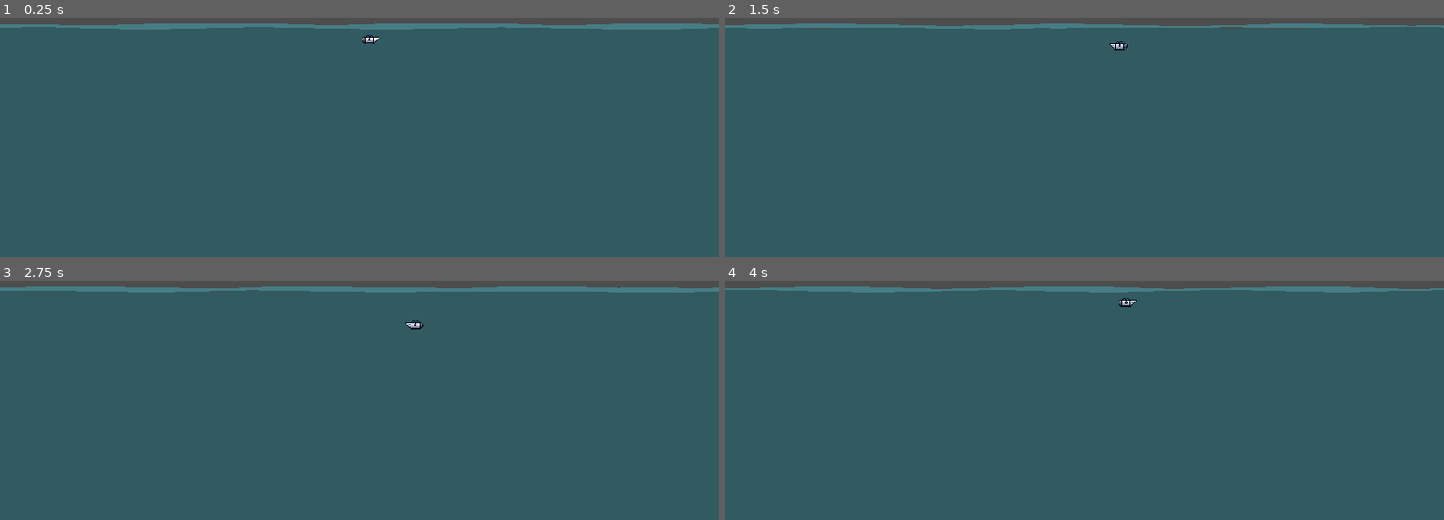
Above: before the commit, frames 1-4 (two rows, left to right).
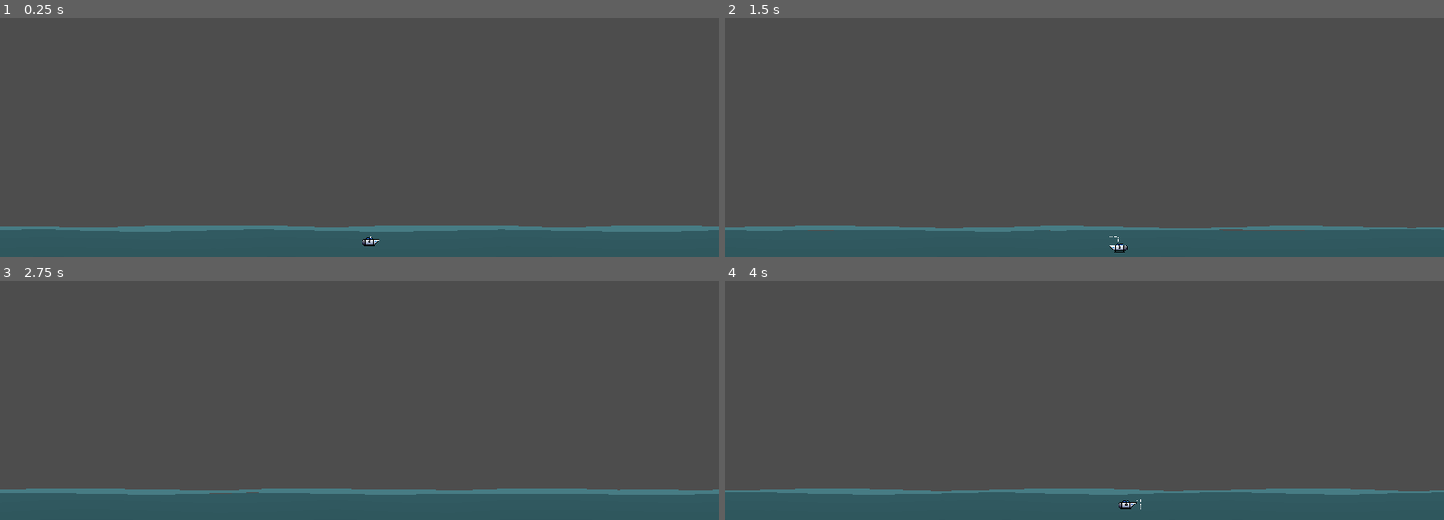
Above: after the commit, the same moments.

Repository: anomolyte/titanic_tourer
Game: Godot game, scene res://scenes/game.tscn
Same seed, same stepped clock (60 frames per second), same inputs: the game is played once before the commit and once after it.
Inputs:
- Up to frame 1 (0.25 s): no input
- Up to frame 2 (1.5 s): hold D (move_right) 0.53-1.28 s; hold S (move_down) from 1.28 s (still down)
- Up to frame 3 (2.75 s): release S (move_down) at 2.03 s; hold D (move_right) from 2.03 s (still down)
- Up to frame 4 (4 s): release D (move_right) at 2.78 s; hold W (move_up) 2.78-3.53 s; hold A (move_left) from 3.53 s (still down)

The runs differ from the first frame. In frame 1, 87% of the frame differs, in the area x 0-100%, y 2-96%; in frame 2, 86%; in frame 3, 87%; in frame 4, 86%.

Commit message:
added ocean gradient and camera

Diff:
--- a/player/player.tscn
+++ b/player/player.tscn
@@ -1,10 +1,20 @@
-[gd_scene load_steps=4 format=3 uid="uid://dex42s4rxu2ob"]
+[gd_scene load_steps=5 format=3 uid="uid://dex42s4rxu2ob"]
 
 [ext_resource type="Texture2D" uid="uid://cbj8rgoy1s3ot" path="res://player/titan_sub.png" id="1_jbgqd"]
 [ext_resource type="Script" path="res://player/player.gd" id="1_p7vmu"]
 
 [sub_resource type="RectangleShape2D" id="RectangleShape2D_pgef2"]
 size = Vector2(21, 6)
+
+[sub_resource type="ParticleProcessMaterial" id="ParticleProcessMaterial_xfe50"]
+lifetime_randomness = 0.35
+emission_shape = 1
+emission_sphere_radius = 1.0
+particle_flag_disable_z = true
+spread = 84.3
+gravity = Vector3(0, -10, 0)
+orbit_velocity_min = 0.0
+orbit_velocity_max = 0.0
 
 [node name="Player" type="Area2D"]
 script = ExtResource("1_p7vmu")
@@ -15,3 +25,10 @@
 [node name="CollisionShape2D" type="CollisionShape2D" parent="."]
 position = Vector2(0.5, 0)
 shape = SubResource("RectangleShape2D_pgef2")
+
+[node name="GPUParticles2D" type="GPUParticles2D" parent="."]
+position = Vector2(0, -6)
+amount = 16
+process_material = SubResource("ParticleProcessMaterial_xfe50")
+explosiveness = 0.33
+randomness = 0.83
--- a/scenes/game.tscn
+++ b/scenes/game.tscn
@@ -19,7 +19,16 @@
 subdivide_width = 12
 subdivide_depth = 2
 
+[sub_resource type="Gradient" id="Gradient_k8na2"]
+
+[sub_resource type="GradientTexture2D" id="GradientTexture2D_b621d"]
+gradient = SubResource("Gradient_k8na2")
+fill_to = Vector2(0, 1)
+
 [node name="Game" type="Node"]
+
+[node name="Camera" type="Camera2D" parent="."]
+position = Vector2(480, 0)
 
 [node name="Player" parent="." instance=ExtResource("1_bdfjf")]
 position = Vector2(495, 250)
@@ -39,3 +48,4 @@
 material = SubResource("ShaderMaterial_2kl2y")
 position = Vector2(480, 633)
 mesh = SubResource("QuadMesh_3rcvi")
+texture = SubResource("GradientTexture2D_b621d")
Not shown: 1 places in scenes/game.tscn that only renumber resources
